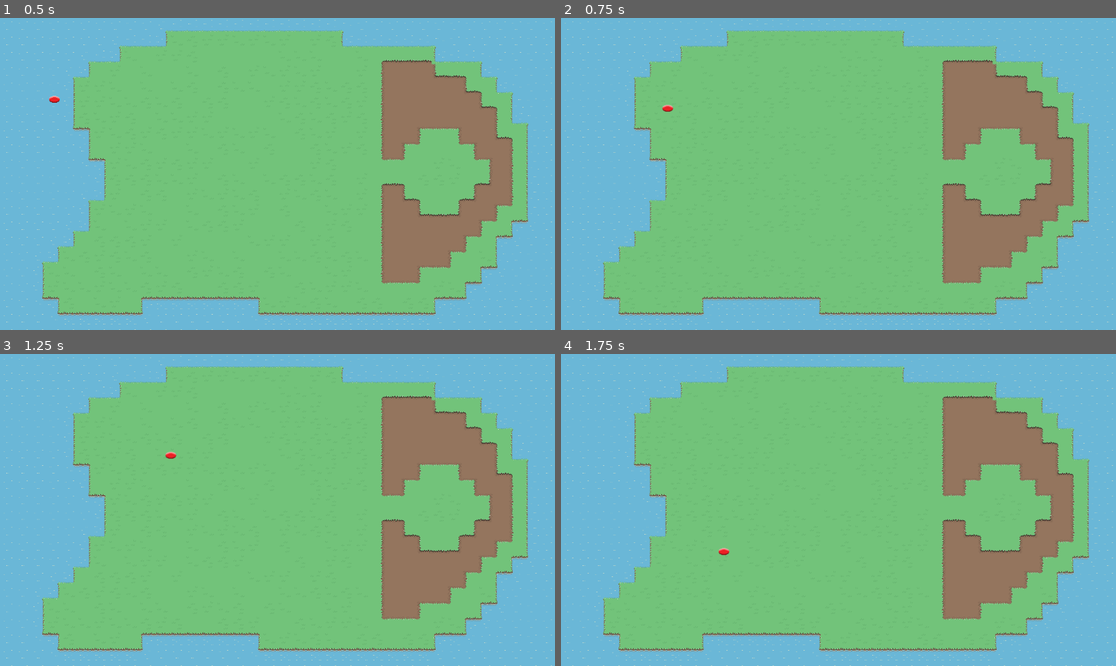
Above: before the commit, frames 1-4 (two rows, left to right).
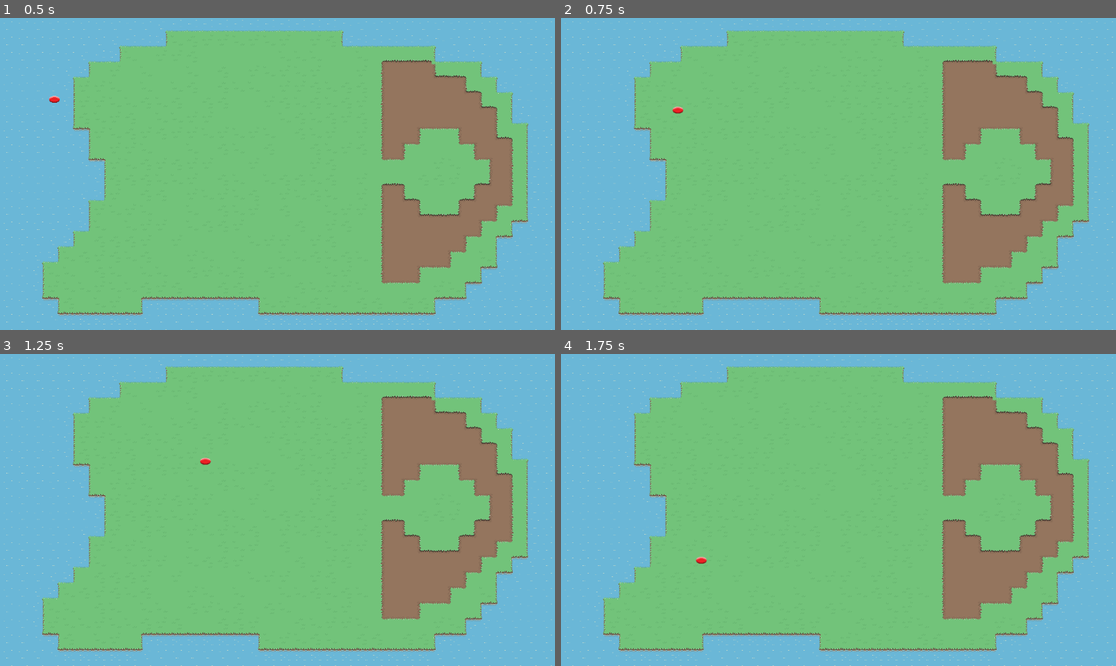
Above: after the commit, the same moments.

Repository: fowlerc74/Disc-Golf-Game
Game: Godot game, scene res://Scenes/main.tscn
Two runs of this game, one before a commit and one after it. Both use one fixed random seed, a clock stepped at 60 frames per second and the inputs below.
Inputs (mouse positions are in pixels of both pictures, inside the frame that each line leads up to):
- Up to frame 1 (0.5 s): no input
- Up to frame 2 (0.75 s): tap Enter at 0.5 s; move the mouse to (960, 158) at 0.52 s; tap Space (Throw) at 0.6 s
- Up to frame 3 (1.25 s): no input
- Up to frame 4 (1.75 s): move the mouse to (727, 525) at 1.27 s; tap Space (Throw) at 1.35 s

Frame 1 is identical in both runs. In frame 2, less than 0.1% of the frame differs, in the area x 18-23%, y 27-31%; in frame 3, less than 0.1%, in the area x 29-39%, y 31-36%; in frame 4, less than 0.1%.

Commit message:
flight working pre delta implementation

Diff:
--- a/Code/Scenes/DiscFlight.gd
+++ b/Code/Scenes/DiscFlight.gd
@@ -30,12 +30,12 @@
 
 # Called every frame. 'delta' is the elapsed time since the previous frame.
 func _process(delta):
-	var current_fric_coef = AIR_FRICTION_COEF * linear_velocity.length() + MIN_AIR_FRICTION
-	linear_velocity *= (1 - current_fric_coef * delta)
+	var current_fric_coef = AIR_FRICTION_COEF * linear_velocity.length() / 100 + MIN_AIR_FRICTION
+	linear_velocity *= (1 - current_fric_coef)
 
 	if not grounded:
 		vertical_velocity = vertical_velocity - GLIDE_RESISTANCE
-		height += vertical_velocity * delta
+		height += vertical_velocity
 
 	if height <= 0:
 		if linear_velocity.length() > MIN_SKIP_SPEED:
